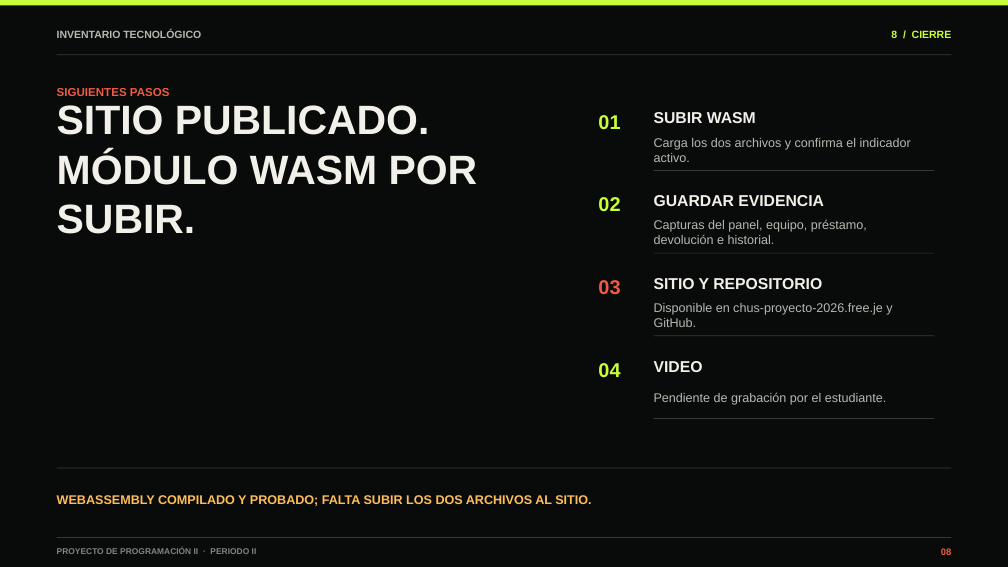
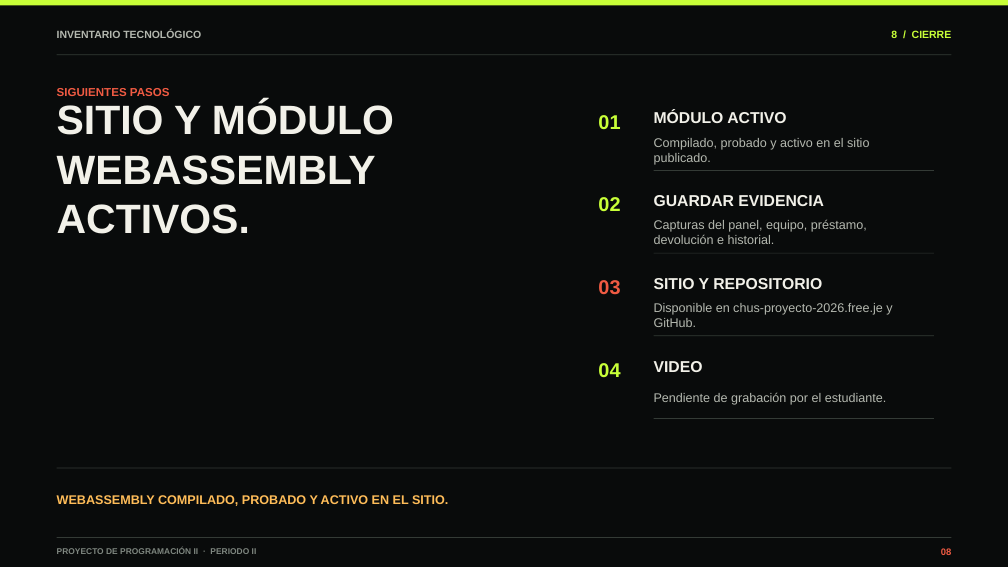
Before and after one commit to EvanSoyYo/inventario-colegio, a slide deck: slide 8 of docs/presentacion-inventario-escolar.pptx. Drawn at 1008x567 pixels with LibreOffice and Linux fonts; fonts in the diff are those of the drawing. Boxes give left, top, right and bottom in pixels: in the first picture for what was removed or moved away, otherwise in the second. Text is boxed around its words. In the diff, an @@ line names an element or a change of style, - is before the commit and + after.

```diff
--- a/docs/presentacion-inventario-escolar.pptx
+++ b/docs/presentacion-inventario-escolar.pptx
@@ text at (57, 102, 394, 234): text changed @@
-SITIO PUBLICADO.
-MÓDULO WASM POR SUBIR.
+SITIO Y MÓDULO
+WEBASSEMBLY ACTIVOS.
@@ text at (654, 111, 786, 123): text changed @@
-SUBIR WASM
+MÓDULO ACTIVO
@@ text at (654, 138, 869, 165): text changed @@
-Carga los dos archivos y confirma el indicador activo.
+Compilado, probado y activo en el sitio publicado.
@@ text at (57, 495, 448, 506): text changed @@
-WEBASSEMBLY COMPILADO Y PROBADO; FALTA SUBIR LOS DOS ARCHIVOS AL SITIO.
+WEBASSEMBLY COMPILADO, PROBADO Y ACTIVO EN EL SITIO.
```
Also in this commit, not shown: 5 other files.
